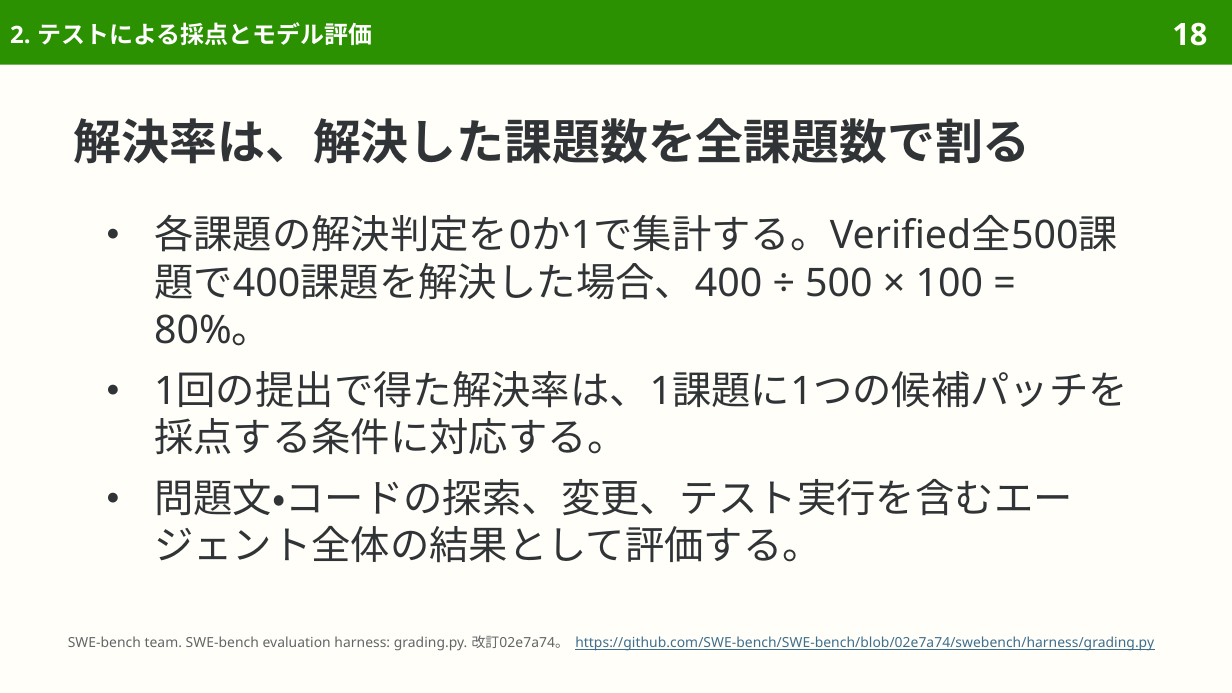
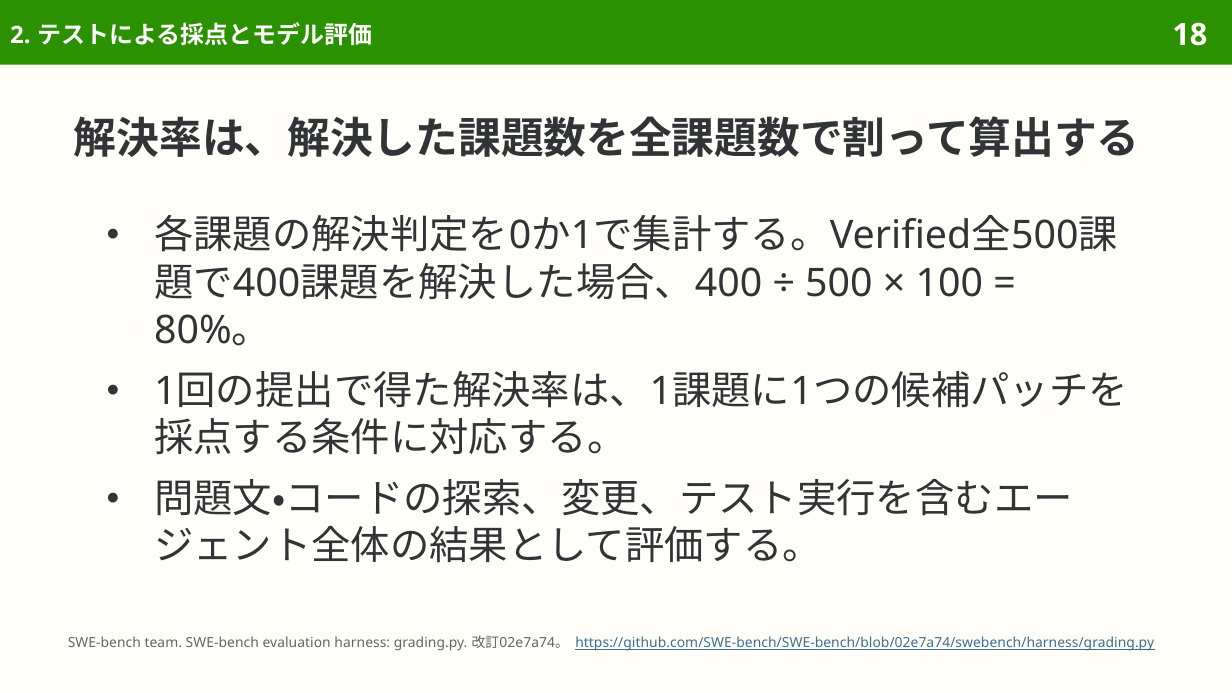
Before and after one commit to sasakiy84/datasets-in-10-minutes, a slide deck: slide 18 of slides/datasets-in-10-minutes-swe-bench-verified.pptx. Drawn at 1232x693 pixels with LibreOffice and Linux fonts; fonts in the diff are those of the drawing. Boxes give left, top, right and bottom in pixels: in the first picture for what was removed or moved away, otherwise in the second. Text is boxed around its words. In the diff, an @@ line names an element or a change of style, - is before the commit and + after.

```diff
--- a/slides/datasets-in-10-minutes-swe-bench-verified.pptx
+++ b/slides/datasets-in-10-minutes-swe-bench-verified.pptx
@@ title at bbox=[74, 116, 1140, 157]: text changed; size 28 to 25 pt @@
-解決率は、解決した課題数を全課題数で割る
+解決率は、解決した課題数を全課題数で割って算出する
```
Also in this commit, not shown: 10 other slides changed, 7 other files.
